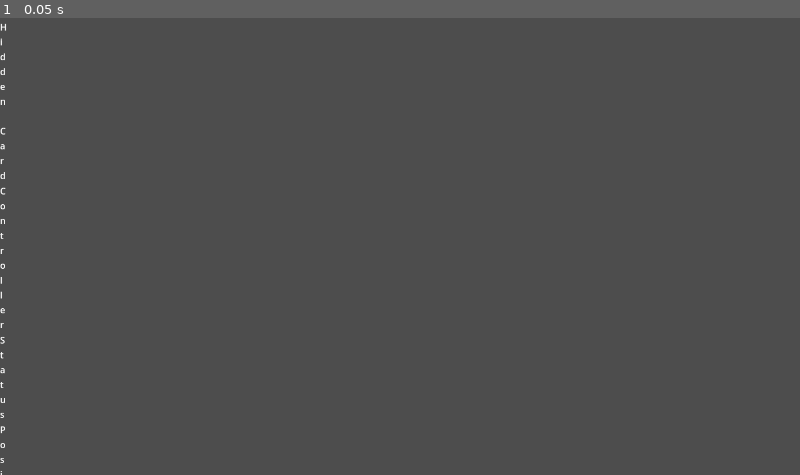
Above: before the commit, frame 1.
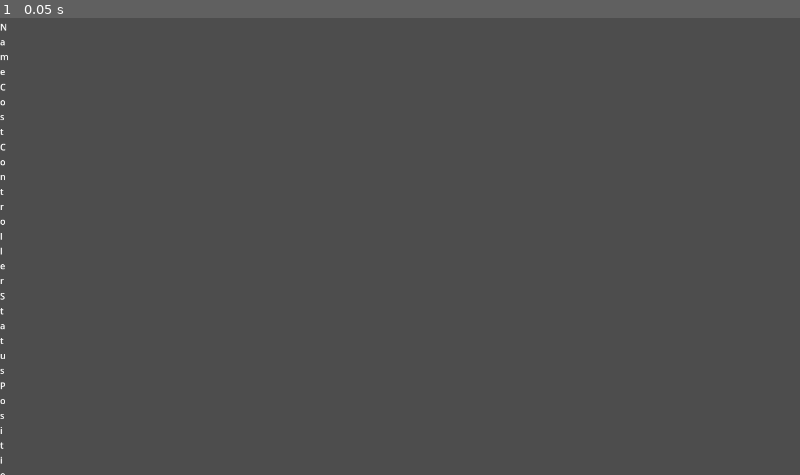
Above: after the commit, the same moment.

Repository: nckjchm/gd_cardgame
Game: Godot game, scene res://card_focus.tscn
The game is run twice, just before and just after one commit, with the same random seed, the same clock (stepped at 60 frames per second) and the same inputs. This scene is started directly instead of the project's main scene.
Inputs:
- Up to frame 1 (0.05 s): no input

The runs differ from the first frame. In frame 1, 0.2% of the frame differs, in the area x 0-1%, y 1-100%.
Error before the commit: Invalid access to property or key 'card_position' on a base object of type 'Nil'. (res://card_focus.gd:46)
Error after the commit: Invalid access to property or key 'id' on a base object of type 'Nil'. (res://card_focus.gd:83)

Commit message:
dear god i committed a build file
removing the .dmg file that found its way into the repo
updating .gitignore
minor changes to the card focus display

Diff:
--- a/card_focus.gd
+++ b/card_focus.gd
@@ -20,17 +20,21 @@
 var card_gui_display : CardGUIDisplay
 var gui : GUIController
 var base_card : Card
+var current_card_id := -1
 
-func initialize(card : Card, _gui):
+func initialize(card : Card, _gui : GUIController):
 	gui = _gui
 	base_card = card
 
 func _ready():
 	focus_card(base_card)
+	card_focus_input_event.connect(gui.game_manager.input_controller.menu_input_event)
 
 func clear():
 	if card_gui_display != null:
 		card_gui_display.queue_free()
+	for connection_info in get_incoming_connections():
+		connection_info["signal"].disconnect(connection_info.callable)
 	set_hidden_labels()
 
 func set_hidden_labels():
@@ -76,6 +80,10 @@
 	lbl_card_text.text = card_gui_display.card_display.get_card_text()
 
 func focus_card(card : Card):
+	if card.id == current_card_id:
+		return
+	base_card = card
+	current_card_id = card.id
 	clear()
 	card.health_updated.connect(_on_health_updated)
 	card.defense_updated.connect(_on_defense_updated)
@@ -90,10 +98,10 @@
 	base_card = card
 	card_gui_display = Templates.card_gui_display_prefab.instantiate()
 	card_gui_display.initialize(card, gui)
-	card_focus_input_event.connect(gui.game_manager.input_controller.menu_input_event)
 	card_gui_container.add_child(card_gui_display)
 	if card.card_status != Card.CardStatus.Hidden or (card.controller == gui.game_manager.local_player and card.card_position == Card.CardPosition.Hand):
 		set_shown_labels()
+	queue_redraw()
 
 func _on_health_updated(card : Card):
 	lbl_card_health.text = "Health: %d" % card.health
Not shown, changed: .DS_Store
Not shown, changed: .gitignore
Not shown, changed: cardgame_demo_macos.dmg
